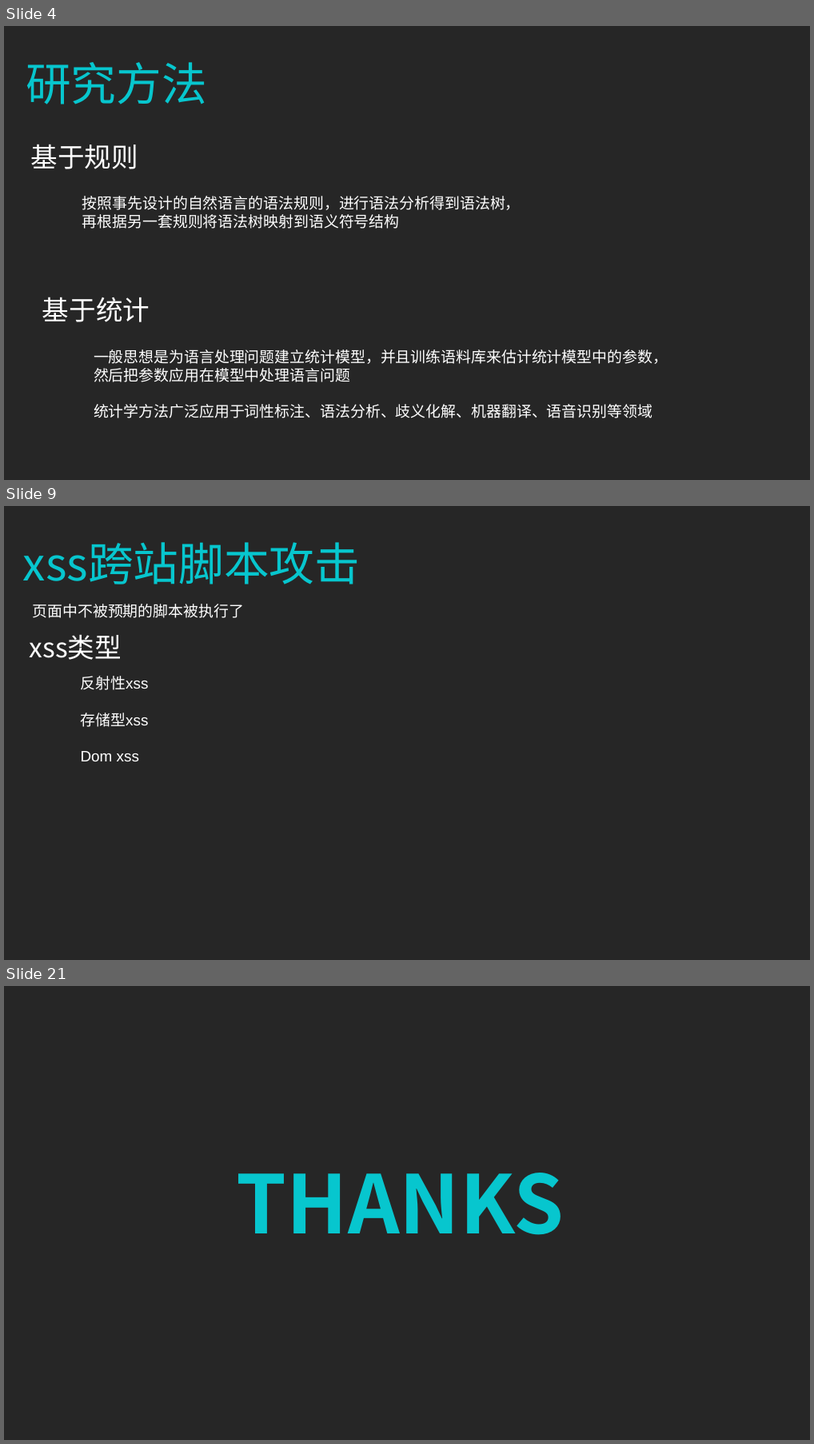
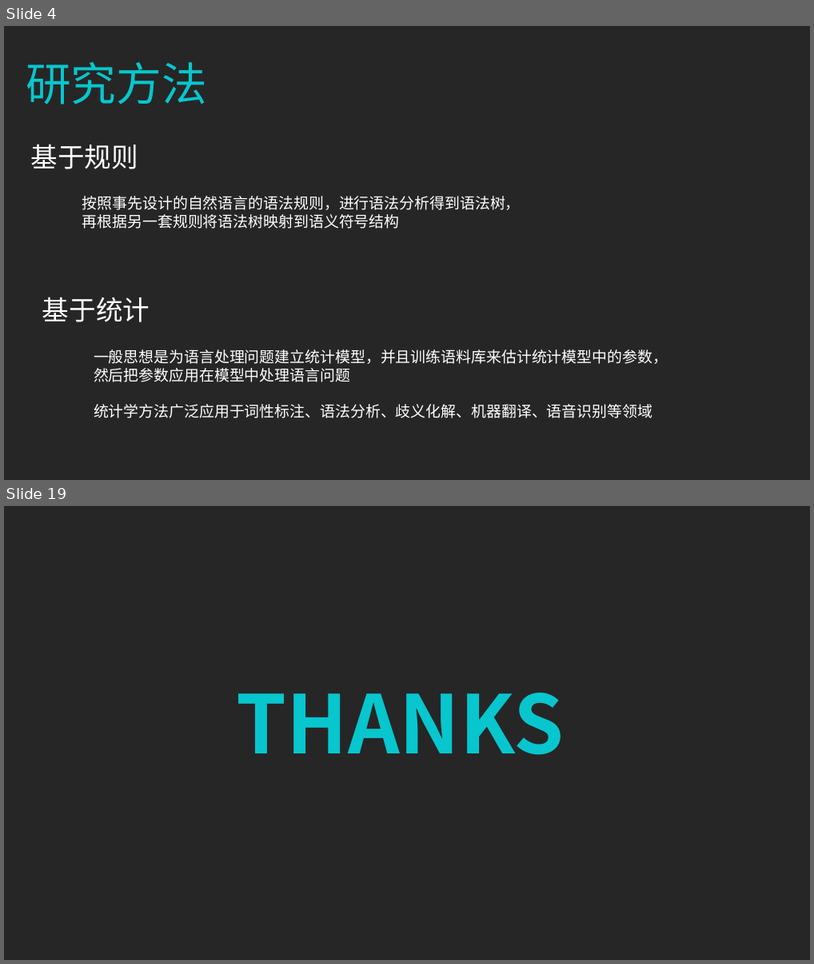
Before and after one commit to zhazhaxia/koa-project, a slide deck: routers/nlp/NLP分词.ppt. Shown one above the other, each under a label of ours: slides 4, 9 and 21 before the commit, slides 4 and 19 after it; the slides between them are not shown. The pictures are 814x1444 and 814x964 pixels, drawn with LibreOffice and Linux fonts; fonts in the diff are those of the drawing. Boxes give left, top, right and bottom in pixels: in the first picture for what was removed or moved away, otherwise in the second. Text is boxed around its words. In the diff, an @@ line names an element or a change of style, - is before the commit and + after.

```diff
--- a/routers/nlp/NLP分词.ppt
+++ b/routers/nlp/NLP分词.ppt
@@ slide 9 removed at bbox=[4, 506, 810, 960], background #262626 @@
@@ text removed at bbox=[23, 542, 360, 584] @@
-xss跨站脚本攻击
@@ text removed at bbox=[33, 604, 245, 618] @@
-页面中不被预期的脚本被执行了
@@ text removed at bbox=[30, 634, 122, 660] @@
-xss类型
@@ text removed at bbox=[81, 676, 149, 761] @@
-反射性xss
-存储型xss
-Dom xss
@@ what was slide 21 is now slide 19 @@
```
Also in this commit, not shown: 14 slides added, 15 other slides removed, 1 other file.
